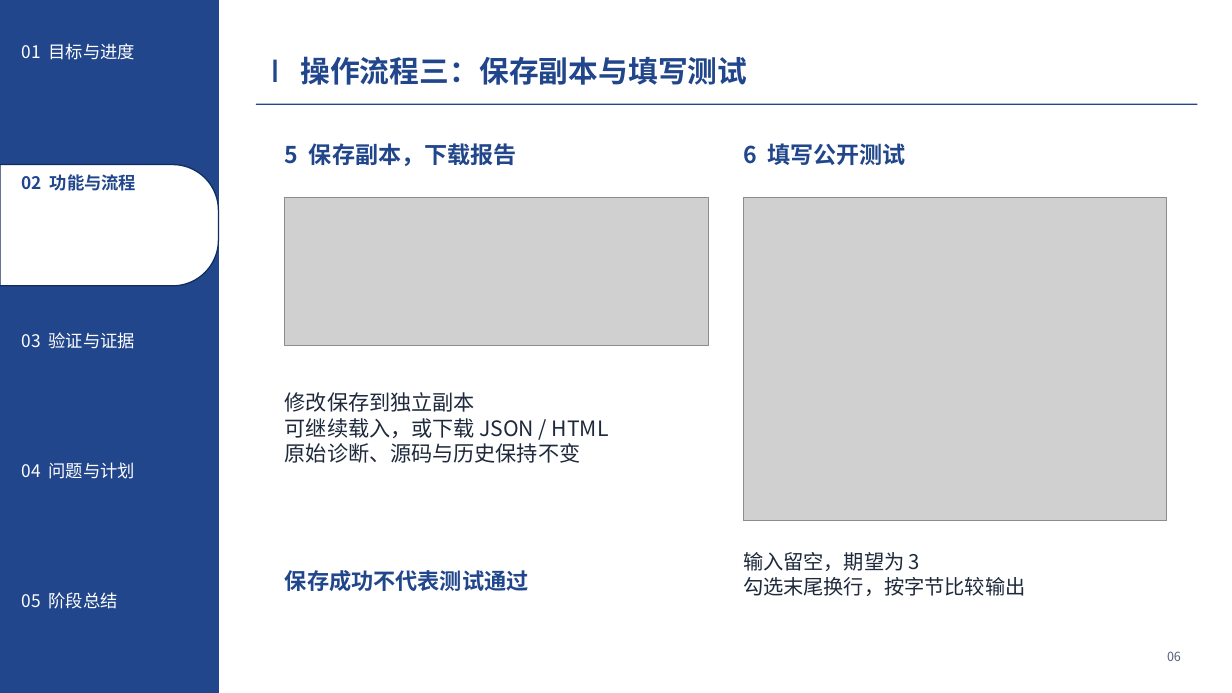
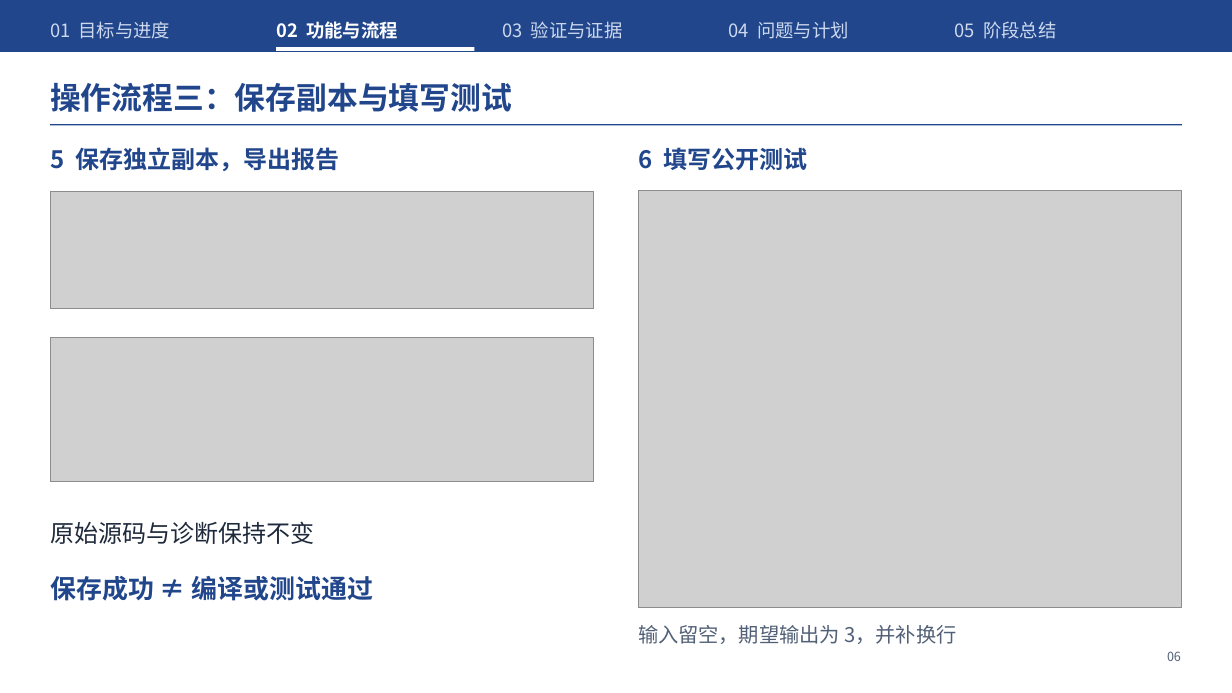
Before and after one commit to Frank72316/cangjie-code-doctor, a slide deck: slide 6 of docs/midterm-defense.pptx. Drawn at 1232x693 pixels with LibreOffice and Linux fonts; fonts in the diff are those of the drawing; grey boxes stand for pictures. Boxes give left, top, right and bottom in pixels: in the first picture for what was removed or moved away, otherwise in the second. Text is boxed around its words. In the diff, an @@ line names an element or a change of style, - is before the commit and + after.

```diff
--- a/docs/midterm-defense.pptx
+++ b/docs/midterm-defense.pptx
@@ rectangle: place and size @@
-rectangle at bbox=[0, 0, 218, 693]
+rectangle at bbox=[0, 0, 1232, 52]
@@ text "01 目标与进度": place and size @@
-text "01 目标与进度" at bbox=[22, 43, 135, 60]
+text "01 目标与进度" at bbox=[50, 21, 171, 39]
@@ text "02 功能与流程": place and size @@
-text "02 功能与流程" at bbox=[22, 174, 136, 191]
+text "02 功能与流程" at bbox=[276, 21, 398, 39]
@@ text "02 功能与流程" at bbox=[276, 21, 398, 39]: size 13.5 to 14.2 pt, text colour #21468B to #FFFFFF @@
@@ text "03 验证与证据": place and size @@
-text "03 验证与证据" at bbox=[22, 332, 135, 349]
+text "03 验证与证据" at bbox=[502, 21, 623, 39]
@@ text "04 问题与计划": place and size @@
-text "04 问题与计划" at bbox=[22, 462, 135, 479]
+text "04 问题与计划" at bbox=[729, 21, 849, 39]
@@ size 13.5 to 14.2 pt, text colour #FFFFFF to #CDD9EF in 4 elements at bbox=[50, 21, 171, 39], bbox=[502, 21, 623, 39], bbox=[729, 21, 849, 39], bbox=[955, 21, 1056, 39] @@
@@ text "05 阶段总结": place and size @@
-text "05 阶段总结" at bbox=[22, 592, 118, 609]
+text "05 阶段总结" at bbox=[955, 21, 1056, 39]
@@ rectangle added at bbox=[276, 47, 475, 51], fill #FFFFFF @@
@@ text "操作流程三：保存副本与填写测试": place and size @@
-text "操作流程三：保存副本与填写测试" at bbox=[300, 56, 747, 85]
+text "操作流程三：保存副本与填写测试" at bbox=[50, 82, 512, 112]
@@ text "操作流程三：保存副本与填写测试" at bbox=[50, 82, 512, 112]: size 23.2 to 24 pt @@
@@ rectangle removed at bbox=[274, 60, 277, 82] @@
@@ rectangle: place and size @@
-rectangle at bbox=[256, 104, 1198, 104]
+rectangle at bbox=[50, 124, 1182, 125]
@@ text at bbox=[50, 147, 339, 171]: text changed; size 18 to 18.8 pt @@
-5 保存副本，下载报告
+5 保存独立副本，导出报告
@@ text "6 填写公开测试": place and size @@
-text "6 填写公开测试" at bbox=[743, 143, 906, 165]
+text "6 填写公开测试" at bbox=[638, 147, 807, 170]
@@ text "6 填写公开测试" at bbox=[638, 147, 807, 170]: size 18 to 18.8 pt @@
@@ round same rect removed at bbox=[0, 165, 219, 286] @@
@@ picture added at bbox=[50, 192, 594, 310] @@
@@ picture removed at bbox=[285, 198, 708, 346] @@
@@ picture: place and size @@
-picture at bbox=[743, 198, 1166, 521]
+picture at bbox=[639, 191, 1183, 608]
@@ picture added at bbox=[50, 337, 594, 482] @@
@@ text removed at bbox=[285, 392, 609, 463] @@
-修改保存到独立副本
-可继续载入，或下载 JSON / HTML
-原始诊断、源码与历史保持不变
@@ text added at bbox=[50, 521, 314, 544], 18.8 pt, text #1E293B @@
+原始源码与诊断保持不变
@@ text at bbox=[50, 576, 374, 601]: text changed; size 17.2 to 20.2 pt @@
-保存成功不代表测试通过
+保存成功 ≠ 编译或测试通过
@@ text at bbox=[638, 625, 956, 644]: text changed; text colour #1E293B to #526077 @@
-输入留空，期望为 3
-勾选末尾换行，按字节比较输出
+输入留空，期望输出为 3，并补换行
```
Also in this commit, not shown: 10 other slides changed, 6 other files.
